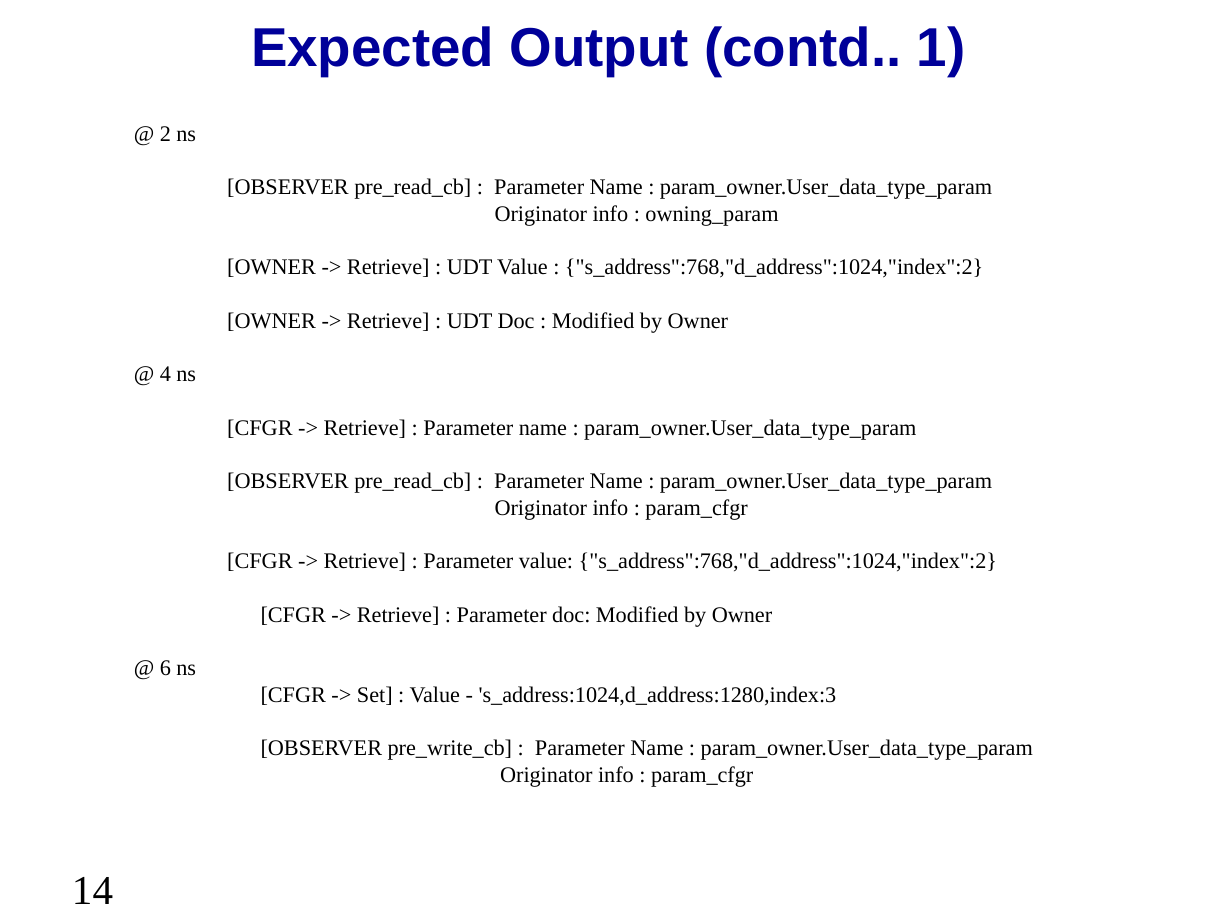
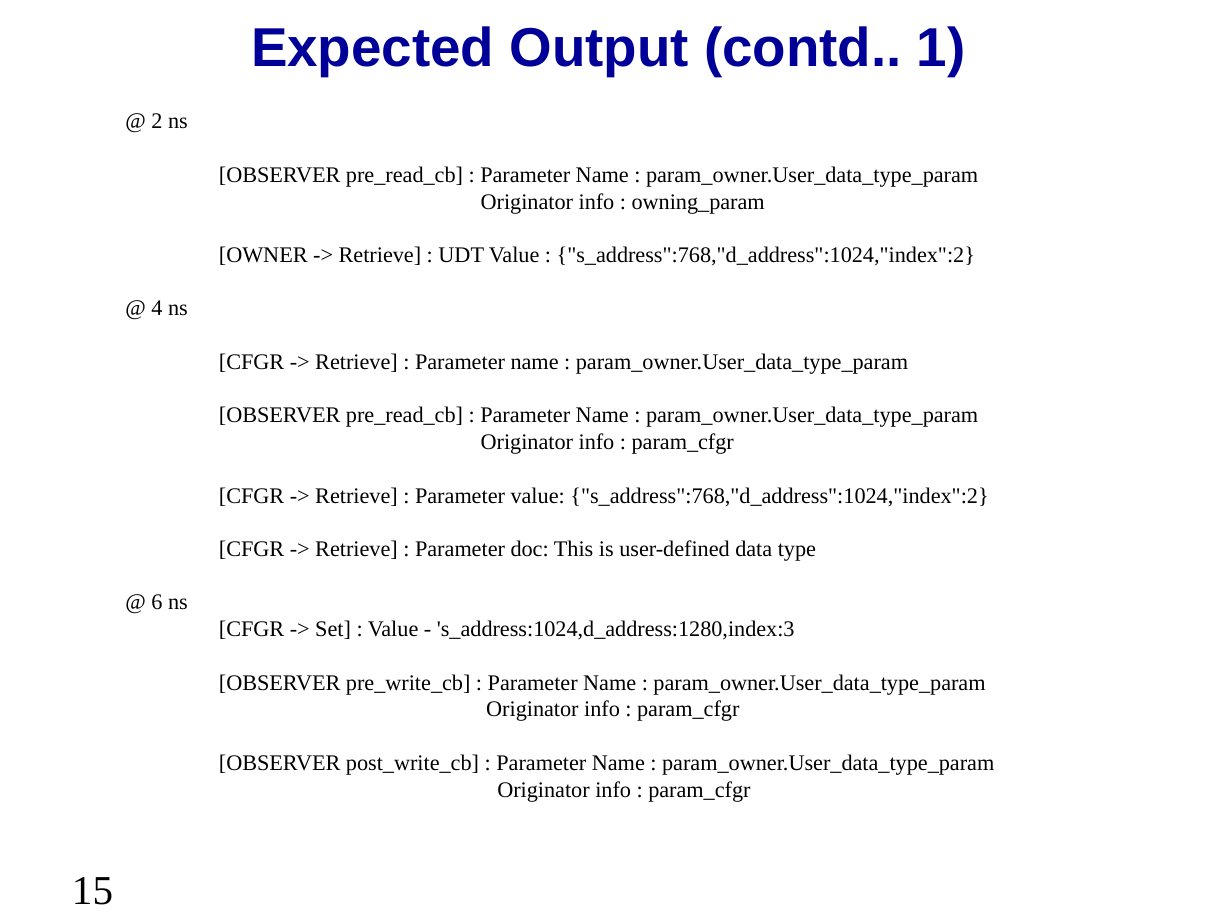
Before and after one commit to accellera-official/cci, a slide deck: slide 15 of examples/ex16_User_Defined_Data_Type/docs/ex16_User_Defined_Data_Type.ppt (slide 14 before the commit). Drawn at 1232x924 pixels with LibreOffice and Linux fonts; fonts in the diff are those of the drawing; background and template pictures are left out. Boxes give left, top, right and bottom in pixels: in the first picture for what was removed or moved away, otherwise in the second. Text is boxed around its words. In the diff, an @@ line names an element or a change of style, - is before the commit and + after.

```diff
--- a/examples/ex16_User_Defined_Data_Type/docs/ex16_User_Defined_Data_Type.ppt
+++ b/examples/ex16_User_Defined_Data_Type/docs/ex16_User_Defined_Data_Type.ppt
@@ text "@ 2 ns": place and size @@
-text "@ 2 ns" at (160,126,1033,787)
+text "@ 2 ns" at (151,113,994,802)
@@ text at (227,312,728,333): paragraph removed @@
-[OWNER -> Retrieve] : UDT Doc : Modified by Owner
@@ text at (219,540,816,561): text changed @@
-[CFGR -> Retrieve] : Parameter doc: Modified by Owner
+[CFGR -> Retrieve] : Parameter doc: This is user-defined data type
@@ text at (219,754,994,802): paragraph added @@
+[OBSERVER post_write_cb] : Parameter Name : param_owner.User_data_type_param
+Originator info : param_cfgr
@@ page number at (72,877,113,905): text changed @@
-14
+15
```
Also in this commit, not shown: 9 other slides changed, 4 slides added, 1 slide removed, 35 other files.
